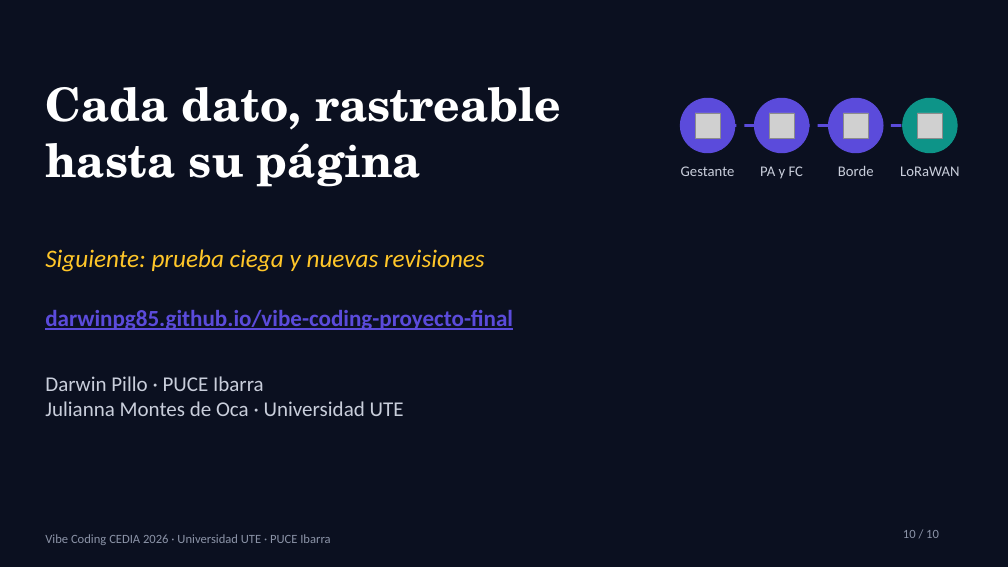
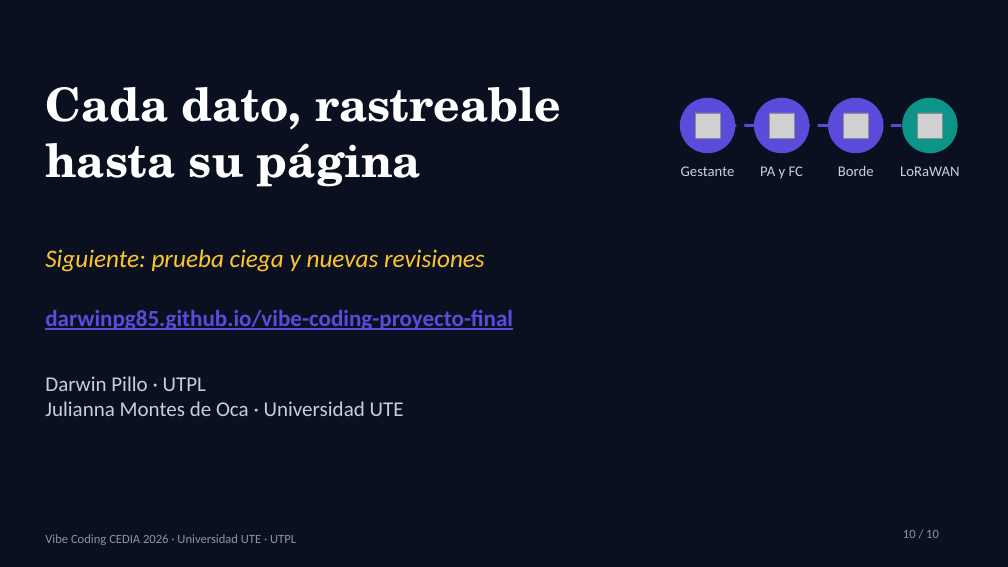
Before and after one commit to DARWINPG85/vibe-coding-proyecto-final, a slide deck: slide 10 of VC-2026-035-014_ProyectoFinal_ES.pptx. Drawn at 1008x567 pixels with LibreOffice and Linux fonts; fonts in the diff are those of the drawing; grey boxes stand for pictures. Boxes give left, top, right and bottom in pixels: in the first picture for what was removed or moved away, otherwise in the second. Text is boxed around its words. In the diff, an @@ line names an element or a change of style, - is before the commit and + after.

```diff
--- a/VC-2026-035-014_ProyectoFinal_ES.pptx
+++ b/VC-2026-035-014_ProyectoFinal_ES.pptx
@@ text at (45, 376, 206, 391): text changed @@
-Darwin Pillo · PUCE Ibarra
+Darwin Pillo · UTPL
@@ text at (45, 534, 296, 545): text changed @@
-Vibe Coding CEDIA 2026 · Universidad UTE · PUCE Ibarra
+Vibe Coding CEDIA 2026 · Universidad UTE · UTPL
```
Also in this commit, not shown: 9 other slides changed, 6 other files.
